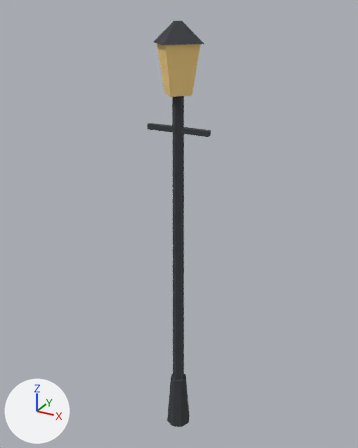
The glTF model public/models/lantaarn.glb as it was, and as the next commit left it.
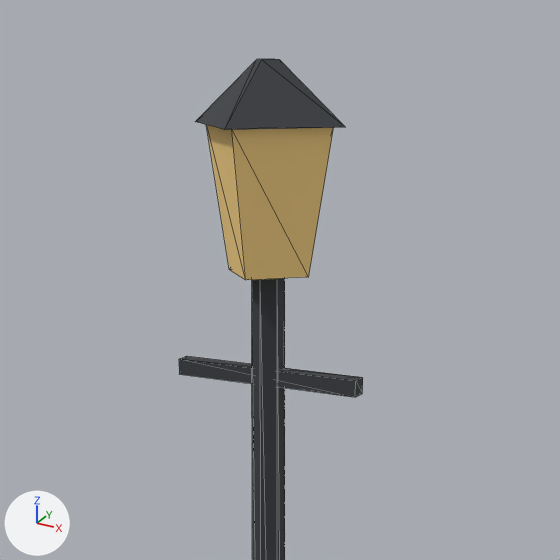
Old and new are each drawn whole from a camera (50 mm lens) standing at (1.72, -3.12, 3.57) and looking at (-0.04, 0.09, 1.96) and again close up on the part from 24% to 78% of the width and 0% to 43% of the height. Every picture has the same lights, and +X, +Y and +Z are marked at lower left. The last two pictures show the newer version. The close-ups show mesh edges as thin lines. Vertices at exactly the same position are counted once.

The older version as bpy lines, for what is in view:
```python
me_lantaarn = bpy.data.meshes.new('Lantaarn')
me_lantaarn.from_pydata(...)  # 52 vertices, 84 faces; spans x -0.25..0.25, y -0.2..0.2, z 0.0..3.48
# faces by material slot: [72, 12]
me_lantaarn.materials.append(mat_metal)  # dark grey #3a3d42
me_lantaarn.materials.append(mat_lamp)  # beige #ffd98a
ob_lantaarn = bpy.data.objects.new('Lantaarn', me_lantaarn)
ob_lantaarn.location = (0.0, 0.0, 0.0)
```
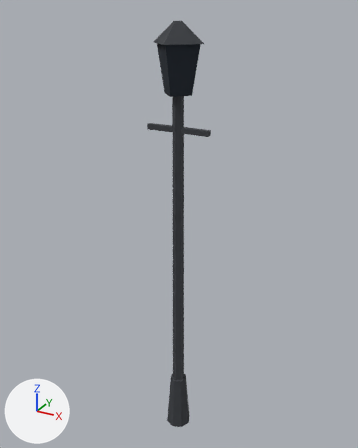
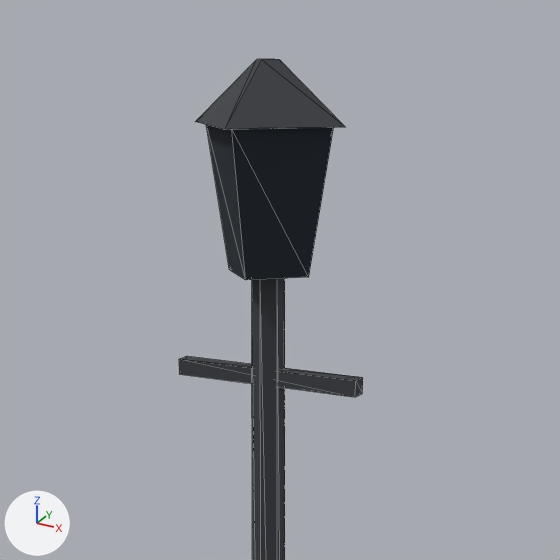
What differs and where, as boxes (x1, y1, x2, y2) in the close-ups (560 x 560 px):
```json
{"part": 1, "of": "me_lantaarn", "change": "recoloured", "before": [206, 125, 333, 280], "after": [206, 125, 333, 280], "on screen": "beige to dark blue"}
```

Scene script edits in JSON lines:
```json
{"op": "add", "block": "mat_windowdark", "code": ["mat_windowdark = principled_material('WindowDark')", "mat_windowdark.base_color = (0.0116, 0.0185, 0.0296)  # dark blue #1c2530", "mat_windowdark.roughness = 0.9"]}
{"block": "me_lantaarn", "where": "me_lantaarn.from_pydata(...)  # 52 vertices, 84 faces; spans x -0.25..0.25, y -0.2..0.2, z 0.0..3.48"}
{"block": "me_lantaarn", "where": "# used by ob_lantaarn; location = (0.0, 0.0, 0.0)"}
{"block": "me_lantaarn", "change": "me_lantaarn part 1: all 12 faces that had it switch from mat_lamp (beige #ffd98a) to mat_windowdark (dark blue #1c2530)"}
```
